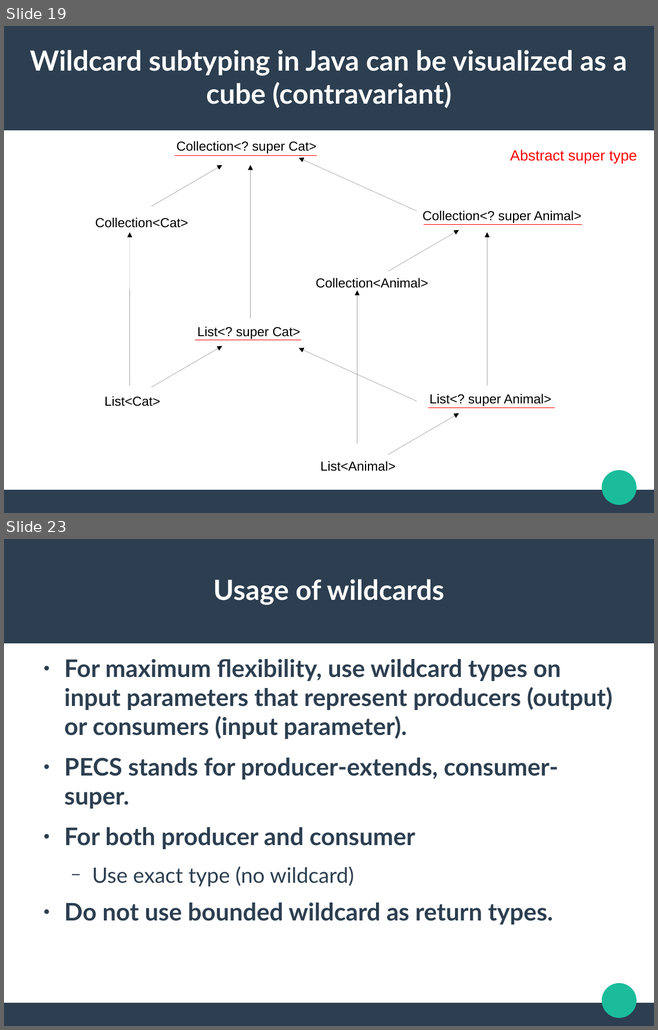
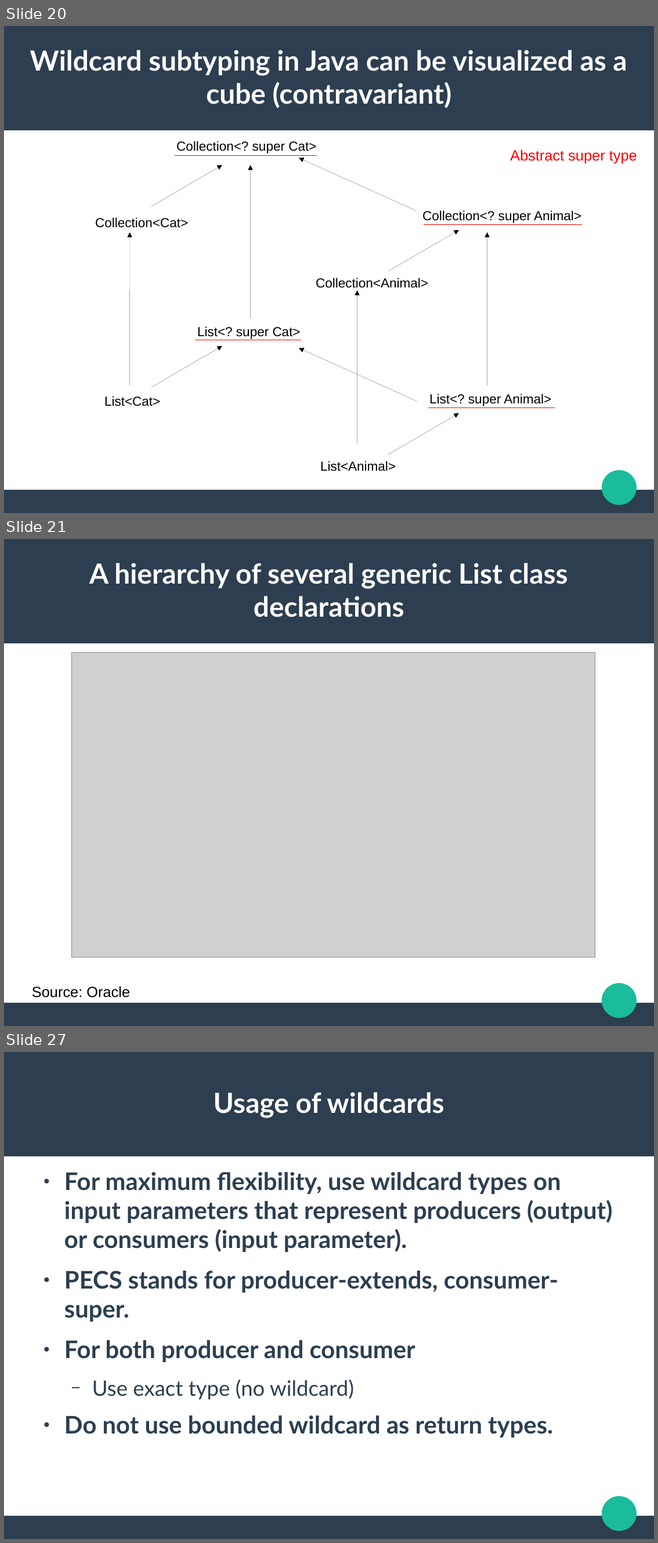
Before and after one commit to jldelarbre/lectureNotes, a slide deck: Slides/specialIssues/si1/ParameterizedTypes.odp. Shown one above the other, each under a label of ours: slides 19 and 23 before the commit, slides 20, 21 and 27 after it; the slides between them are not shown. The pictures are 658x1030 and 658x1543 pixels, drawn with LibreOffice and Linux fonts; fonts in the diff are those of the drawing; grey boxes stand for pictures. Boxes give left, top, right and bottom in pixels: in the first picture for what was removed or moved away, otherwise in the second. Text is boxed around its words. In the diff, an @@ line names an element or a change of style, - is before the commit and + after.

Commit message:
Finish to complete generic course

```diff
--- a/Slides/specialIssues/si1/ParameterizedTypes.odp
+++ b/Slides/specialIssues/si1/ParameterizedTypes.odp
@@ slide 21 added at (4,539,654,1026), background #FFFFFF; not listed: 3 template elements that a slide beside it also shows @@
@@ title added at (89,563,567,617), 33.9 pt, text #FFFFFF, bold @@
+A hierarchy of several generic List class declarations
@@ picture added at (72,653,596,958) @@
@@ text added at (32,986,130,998), 18 pt, text #000000 @@
+Source: Oracle
@@ what was slide 19 is now slide 20 @@
@@ what was slide 23 is now slide 27 @@
```
Also in this commit, not shown: 10 slides changed, 4 other slides added, 8 other files.
